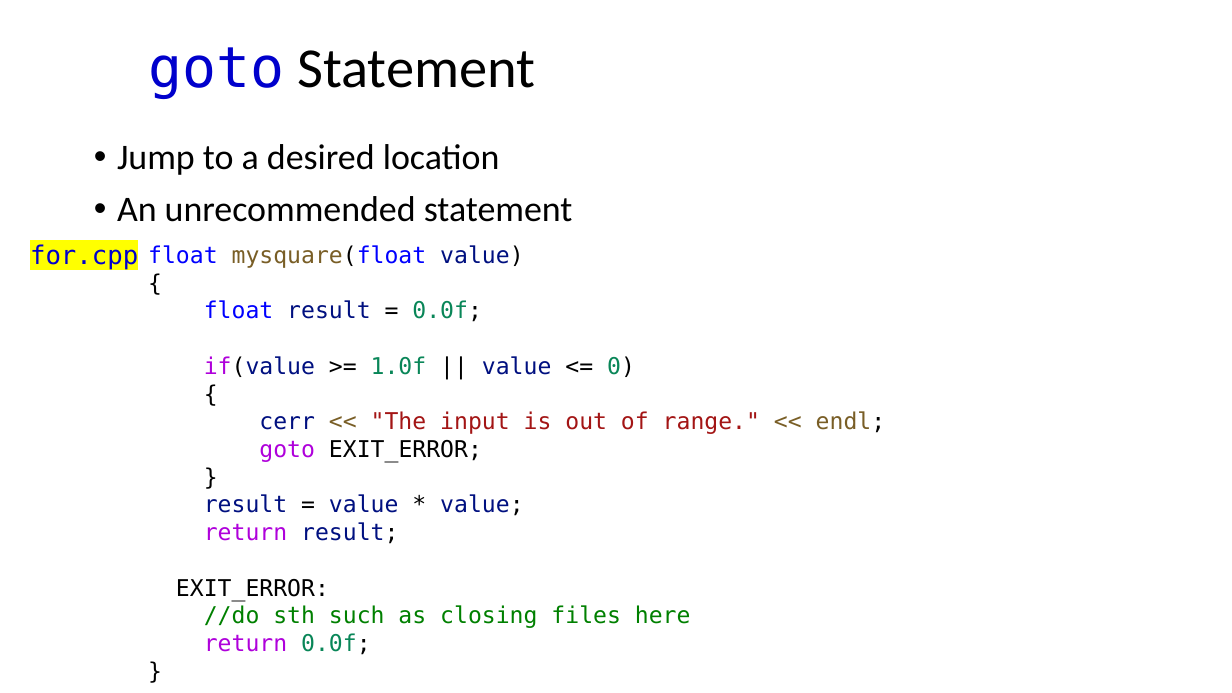
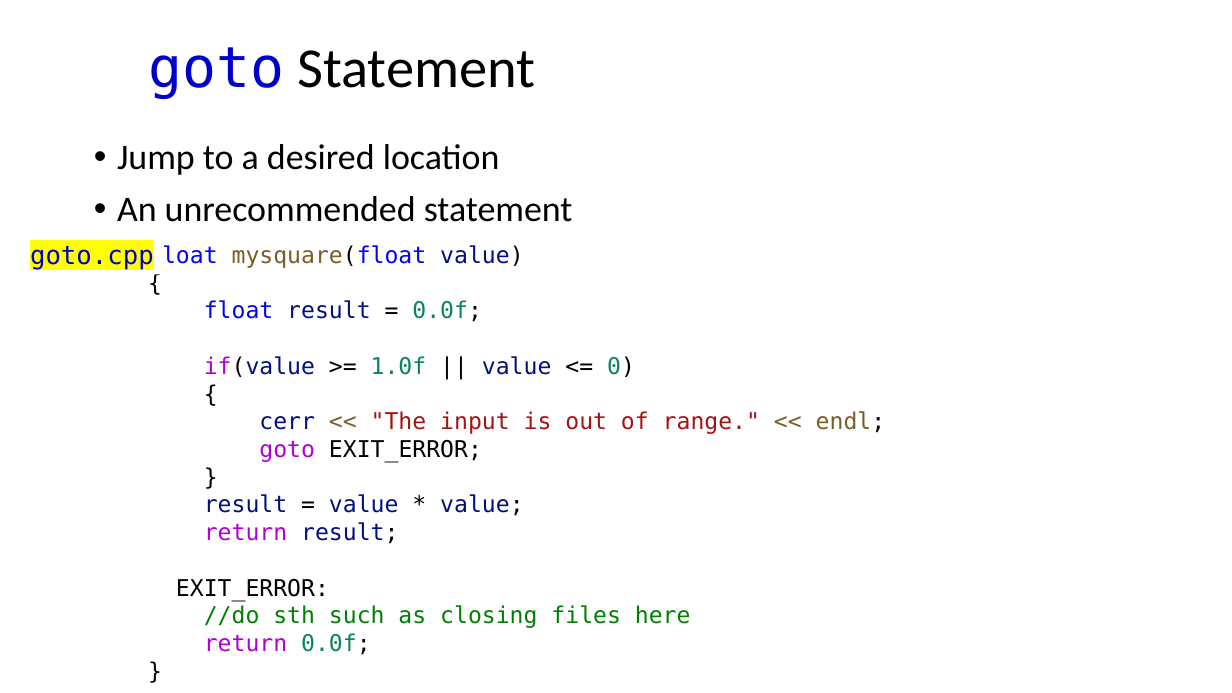
Before and after one commit to ShiqiYu/CPP, a slide deck: slide 27 of week03/Lecture03.pptx. Drawn at 1232x693 pixels with LibreOffice and Linux fonts; fonts in the diff are those of the drawing; background and template pictures are left out. Boxes give left, top, right and bottom in pixels: in the first picture for what was removed or moved away, otherwise in the second. Text is boxed around its words. In the diff, an @@ line names an element or a change of style, - is before the commit and + after.

```diff
--- a/week03/Lecture03.pptx
+++ b/week03/Lecture03.pptx
@@ text at [30,246,154,269]: text changed @@
-for.cpp
+goto.cpp
```
Also in this commit, not shown: 2 other slides changed, 1 other file.
